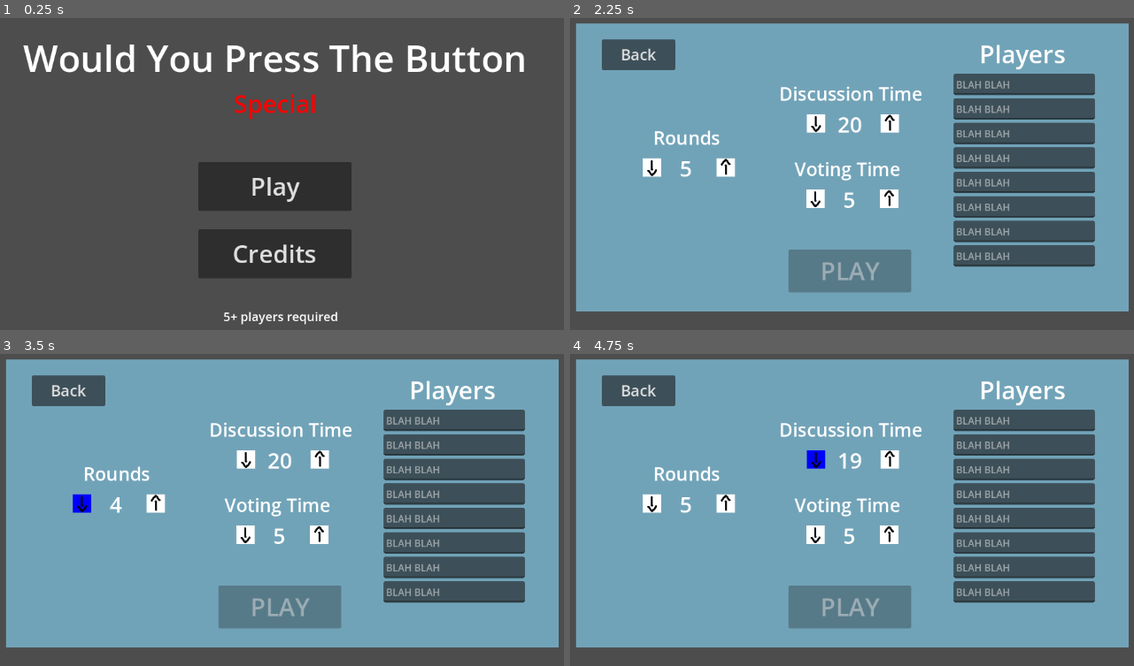
Above: before the commit, frames 1-4 (two rows, left to right).
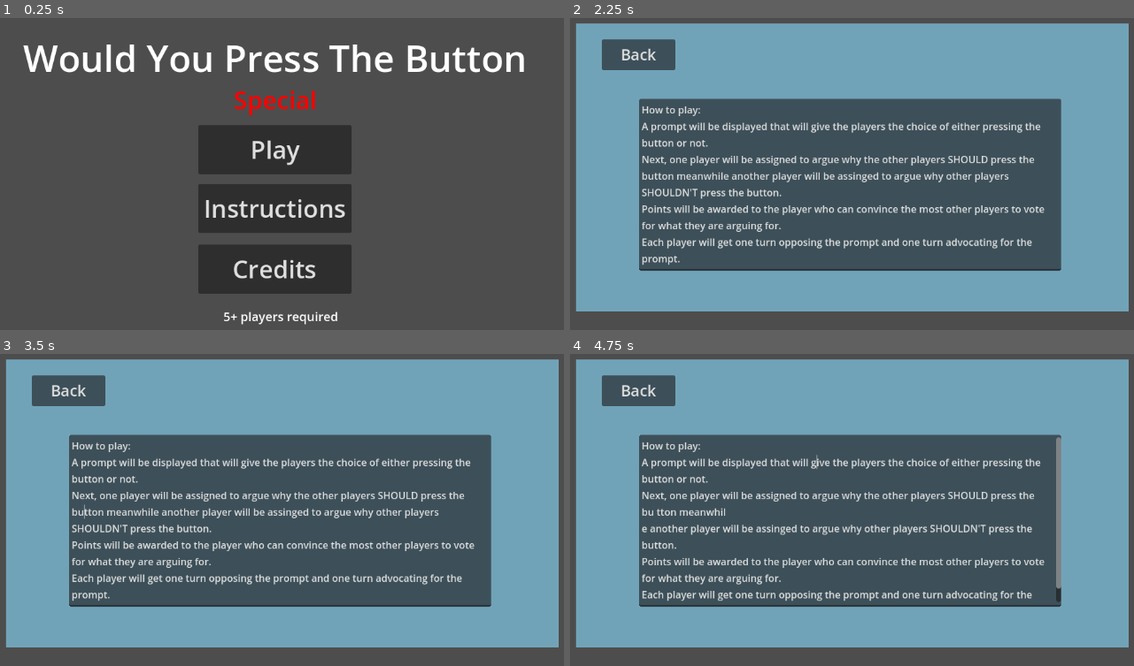
Above: after the commit, the same moments.

Repository: Beepered/WouldYouPressTheButton-Special
Game: Godot game, scene res://scenes/main_menu.tscn
The game is run twice, just before and just after one commit, with the same random seed, the same clock (stepped at 60 frames per second) and the same inputs.
Inputs (mouse positions are in pixels of both pictures, inside the frame that each line leads up to):
- Up to frame 1 (0.25 s): no input
- Up to frame 2 (2.25 s): click "Credits" at 0.5 s; click "Back" at 1.25 s; click (846, 208) at 2 s, where only the run after the commit has a clickable "Instructions"
- Up to frame 3 (3.5 s): tap Enter at 2.75 s; move the mouse to (84, 503) at 2.77 s; click (84, 503) at 2.92 s
- Up to frame 4 (4.75 s): tap Space at 3.5 s; move the mouse to (727, 503) at 3.52 s; click (727, 503) at 3.67 s; tap Enter at 4.25 s; move the mouse to (818, 460) at 4.27 s; click (818, 460) at 4.42 s

The runs differ from the first frame. In frame 1, 9.5% of the frame differs, in the area x 35-63%, y 23-89%; in frame 2, 41%; in frame 3, 41%; in frame 4, 41%, in the area x 12-94%, y 8-88%.

Commit message:
Instructions tab added

Diff:
--- a/wouldyoupressthebutton-special/scenes/main_menu.tscn
+++ b/wouldyoupressthebutton-special/scenes/main_menu.tscn
@@ -38,9 +38,9 @@
 anchor_left = 0.5
 anchor_right = 0.5
 offset_left = 508.5
-offset_top = 177.0
+offset_top = 171.0
 offset_right = 643.5
-offset_bottom = 232.0
+offset_bottom = 226.0
 grow_horizontal = 2
 theme_override_colors/font_color = Color(1, 0, 0, 1)
 theme_override_font_sizes/font_size = 40
@@ -53,9 +53,9 @@
 anchor_left = 0.5
 anchor_right = 0.5
 offset_left = 451.0
-offset_top = 300.0
+offset_top = 240.0
 offset_right = 701.0
-offset_bottom = 380.0
+offset_bottom = 320.0
 grow_horizontal = 2
 theme_override_font_sizes/font_size = 40
 text = "Play"
@@ -65,9 +65,9 @@
 anchor_left = 0.5
 anchor_right = 0.5
 offset_left = 451.0
-offset_top = 410.0
+offset_top = 435.0
 offset_right = 701.0
-offset_bottom = 490.0
+offset_bottom = 515.0
 grow_horizontal = 2
 theme_override_font_sizes/font_size = 40
 text = "Credits"
@@ -80,6 +80,15 @@
 theme_override_font_sizes/font_size = 20
 text = "5+ players required"
 horizontal_alignment = 1
+
+[node name="Instructions" type="Button" parent="CanvasLayer/main menu"]
+custom_minimum_size = Vector2(250, 80)
+offset_left = 451.0
+offset_top = 336.0
+offset_right = 701.0
+offset_bottom = 416.0
+theme_override_font_sizes/font_size = 40
+text = "Instructions"
 
 [node name="Settings" type="Node2D" parent="CanvasLayer"]
 visible = false
@@ -398,8 +407,38 @@
 theme_override_font_sizes/font_size = 25
 text = "Back"
 
+[node name="Instructions" type="Node2D" parent="CanvasLayer"]
+visible = false
+
+[node name="background" type="Sprite2D" parent="CanvasLayer/Instructions"]
+modulate = Color(0.444489, 0.638216, 0.721653, 1)
+position = Vector2(588, 309.25)
+scale = Vector2(900, 470)
+texture = ExtResource("1_1bg67")
+
+[node name="BackButton" type="Button" parent="CanvasLayer/Instructions"]
+offset_left = 180.0
+offset_top = 100.0
+offset_right = 300.0
+offset_bottom = 150.0
+theme_override_font_sizes/font_size = 25
+text = "Back"
+
+[node name="TextEdit" type="TextEdit" parent="CanvasLayer/Instructions"]
+offset_left = 241.0
+offset_top = 197.0
+offset_right = 928.0
+offset_bottom = 478.0
+text = "How to play:
+A prompt will be displayed that will give the players the choice of either pressing the button or not.
+Next, one player will be assigned to argue why the other players SHOULD press the button meanwhile another player will be assinged to argue why other players SHOULDN'T press the button.
+Points will be awarded to the player who can convince the most other players to vote for what they are arguing for.
+Each player will get one turn opposing the prompt and one turn advocating for the prompt."
+wrap_mode = 1
+
 [connection signal="button_down" from="CanvasLayer/main menu/SettingButton" to="." method="_on_setting_button_button_down"]
 [connection signal="button_down" from="CanvasLayer/main menu/Credits Button" to="." method="_on_credits_button_down"]
+[connection signal="button_down" from="CanvasLayer/main menu/Instructions" to="." method="_on_instructions_button_down"]
 [connection signal="button_down" from="CanvasLayer/Settings/BackButton" to="." method="_on_back_button_button_down"]
 [connection signal="mouse_entered" from="CanvasLayer/Settings/Rounds/decrease/Area2D" to="CanvasLayer/Settings/Rounds/decrease" method="_on_area_2d_mouse_entered"]
 [connection signal="mouse_exited" from="CanvasLayer/Settings/Rounds/decrease/Area2D" to="CanvasLayer/Settings/Rounds/decrease" method="_on_area_2d_mouse_exited"]
@@ -415,3 +454,4 @@
 [connection signal="mouse_exited" from="CanvasLayer/Settings/VotingTime/increase/Area2D" to="CanvasLayer/Settings/VotingTime/increase" method="_on_area_2d_mouse_exited"]
 [connection signal="button_down" from="CanvasLayer/Settings/PlayButton" to="." method="_on_play_button_button_down"]
 [connection signal="button_down" from="CanvasLayer/Credits/BackButton" to="." method="_on_back_button_button_down"]
+[connection signal="button_down" from="CanvasLayer/Instructions/BackButton" to="." method="_on_back_button_button_down"]
--- a/wouldyoupressthebutton-special/scripts/menu/main_menu.gd
+++ b/wouldyoupressthebutton-special/scripts/menu/main_menu.gd
@@ -24,12 +24,20 @@
 	$CanvasLayer/Settings.visible = true;
 
 func _on_credits_button_down() -> void:
+	mainMenu.visible = false
 	$CanvasLayer/Credits.visible = true;
+
+
+func _on_instructions_button_down() -> void:
+	mainMenu.visible = false
+	$CanvasLayer/Instructions.visible = true;
+
 
 func _on_back_button_button_down() -> void:
 	mainMenu.visible = true
 	$CanvasLayer/Settings.visible = false;
 	$CanvasLayer/Credits.visible = false;
+	$CanvasLayer/Instructions.visible = false;
 
 func _on_play_button_button_down() -> void:
 	for player_name in playerNames:
